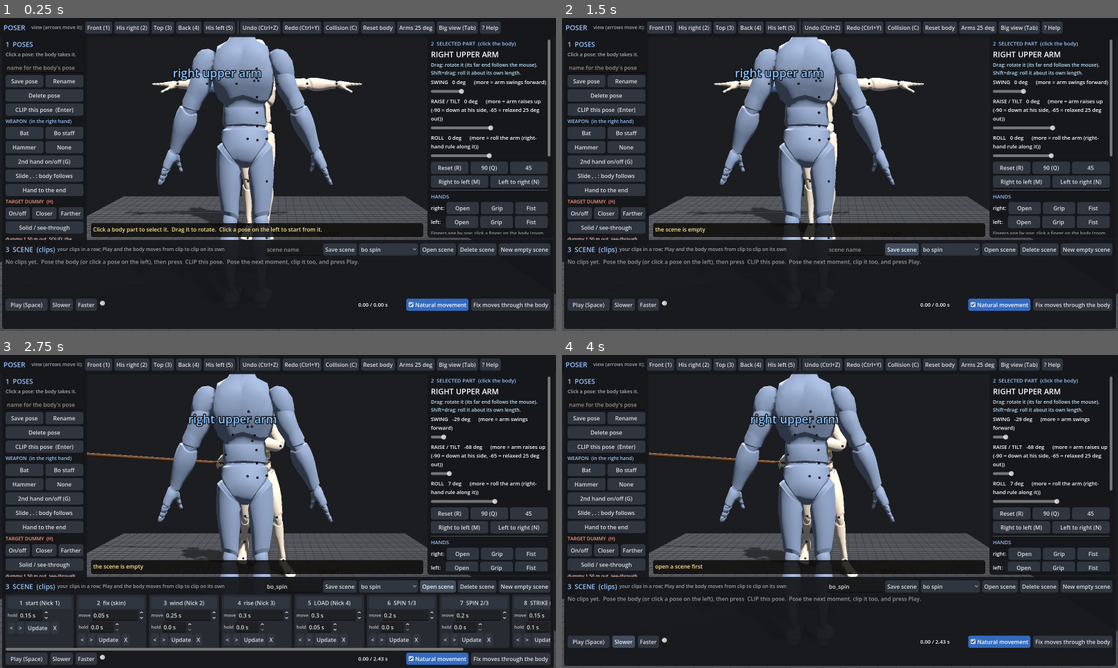
Above: before the commit, frames 1-4 (two rows, left to right).
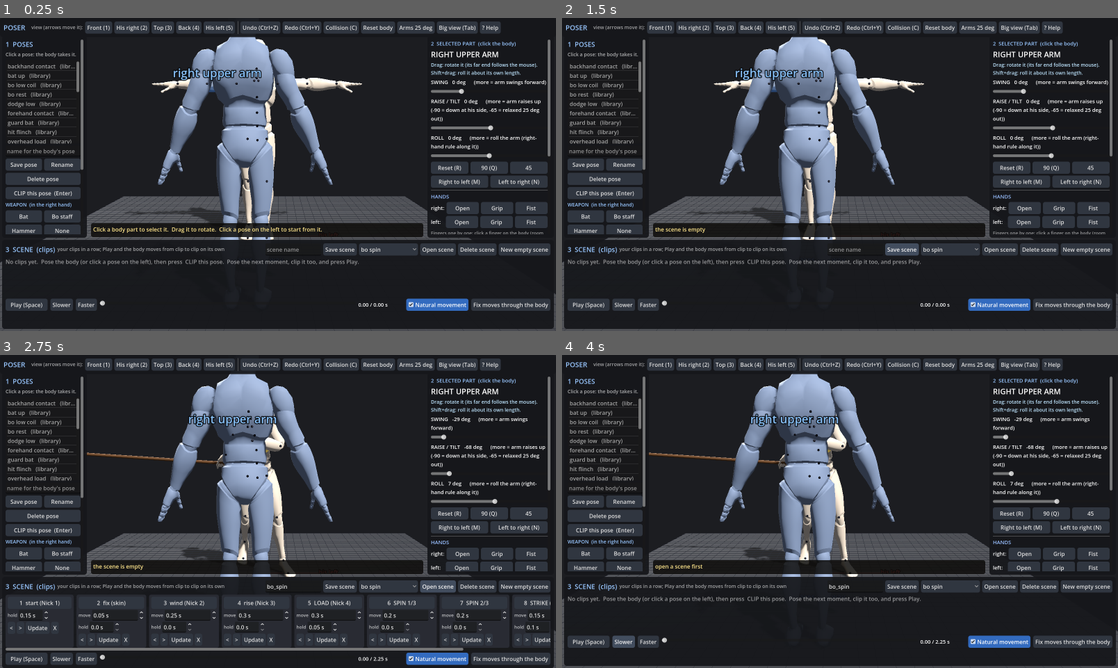
Above: after the commit, the same moments.

Repository: Nil4s/kine
Game: Godot game, scene res://main.tscn
The game is run twice, just before and just after one commit, with the same random seed, the same clock (stepped at 60 frames per second) and the same inputs.
Inputs:
- Up to frame 1 (0.25 s): no input
- Up to frame 2 (1.5 s): click "Solid / see-through" at 0.5 s; click "Save scene" at 1.25 s
- Up to frame 3 (2.75 s): click "Open scene" at 2 s
- Up to frame 4 (4 s): click "New empty scene" at 2.75 s; click "Slower" at 3.5 s

The runs differ from the first frame. In frame 1, 4.7% of the frame differs, in the area x 1-16%, y 6-71%; in frame 2, 4.7%; in frame 3, 4.7%; in frame 4, 4.7%, in the area x 1-69%, y 6-93%.

Commit message:
Poser: the pose list is back (the left panel scrolls, the list keeps 240 px); get-up builder; pelvis bend +-100
Nick 10-13: "we can't see individual poses, only the clips, what happened": the target-dummy and Delete rows had
squeezed the pose list (the only part allowed to shrink) to zero height. The left panel is a ScrollContainer now and
the list has a minimum height.
tools/getup.gd: get-ups from the back (lie, sit up, one knee, stand) and the front (lie, push up, foot forward, stand)
for the game's ragdoll knockdown, written to scenes/_wip till done. The pelvis is the root, so its bend (the body's
tip) opens to +-100 for lying. Library 15/15 PASS, math 9/9.

Co-Authored-By: Claude Opus 5.5 <noreply@anthropic.com>
Claude-Session: https://claude.ai/code/session_017sFMMmugpAs35NGGBMLerM

Diff:
--- a/data/body_limits.json
+++ b/data/body_limits.json
@@ -1,6 +1,6 @@
 {
  "_how": "Each joint turns by three angles, in degrees, measured from the rest (T-pose). twist = about the bone's own l …(439 unchanged characters)…
- "pelvis":     {"f": [0, 0, 1], "s": [1, 0, 0], "bend": [-60, 90], "side": [-45, 45], "twist": [-180, 180], "r": 0.13,
+ "pelvis":     {"f": [0, 0, 1], "s": [1, 0, 0], "bend": [-100, 100], "side": [-45, 45], "twist": [-180, 180], "r": 0.13,
                 "say": {"bend": "+ = whole body tips forward", "side": "+ = tips to his left", "twist": "+ = turns to his left"}},
  "spine_01":   {"f": [0, 0, 1], "s": [1, 0, 0], "bend": [-7, 20], "side": [-7, 7], "twist": [-17, 17], "r": 0.13,
                 "say": {"bend": "+ = lean forward", "side": "+ = lean to his left", "twist": "+ = chest turns to his left"}},
--- a/scripts/main.gd
+++ b/scripts/main.gd
@@ -1119,12 +1119,19 @@
 	lp.offset_bottom = -BOTTOM_H - 6
 	ui_root.add_child(lp)
 	ui_side.append(lp)
+	# Nick 10-13 "we can't see individual poses": the buttons below the list had squeezed it to nothing. The panel
+	# scrolls now and the list keeps its own height
+	var lsc := ScrollContainer.new()
+	lsc.horizontal_scroll_mode = ScrollContainer.SCROLL_MODE_DISABLED
+	lp.add_child(lsc)
 	var lv := VBoxContainer.new()
 	lv.add_theme_constant_override("separation", 6)
-	lp.add_child(lv)
+	lv.size_flags_horizontal = Control.SIZE_EXPAND_FILL
+	lsc.add_child(lv)
 	lv.add_child(_label("1  POSES", 19, Color(0.6, 0.78, 1.0)))
 	lv.add_child(_label("Click a pose: the body takes it.", 14, Color(1, 1, 1, 0.65), true))
 	ui_poses = ItemList.new()
+	ui_poses.custom_minimum_size = Vector2(0, 240)
 	ui_poses.size_flags_vertical = Control.SIZE_EXPAND_FILL
 	ui_poses.focus_mode = Control.FOCUS_NONE
 	ui_poses.item_selected.connect(func(i):
--- /dev/null
+++ b/tools/getup.gd
@@ -0,0 +1,115 @@
+extends SceneTree
+## GET-UPS for the game's ragdoll knockdown (Nick 10-13: the bo sweep drops them, the ragdoll is approved; "those
+## scenes don't run on our engine?" -> built here, baked with tools/bake_scene.gd, played by the game's PoserClip).
+## A real get-up from the BACK: lie -> sit up (knees bent, the right hand planted behind the hip) -> turn onto the
+## right knee (the right hand on the floor, the left hand on the left knee) -> stand. From the FRONT (face down):
+## lie -> push up (hands under the shoulders) -> the left foot forward, the right knee down -> stand.
+## Each key is joint angles (data/body_limits.json 'say'), then the hands are put on the floor with reach(), then the
+## WHOLE body is grounded on its lowest point (Body.ground() reads the soles only; a lying body rests on its back).
+## Measured (10-13): the pelvis tipping back by p swings the thighs FORWARD by p (thigh from straight down = bend - pelvis
+## bend); forward tips them back. A vertical back thigh under a pelvis tipped p forward = thigh bend +p.
+## The pelvis is the root: lying needs its bend to -90 / +90 (body_limits pelvis bend widened to [-100, 100]).
+##   godot --headless --path . -s tools/getup.gd   -> scenes/_wip/getup_back.json, scenes/_wip/getup_front.json
+
+var B: Body
+var stand: Dictionary
+
+
+func _v3(a: Array) -> Vector3:
+	return Vector3(a[0], a[1], a[2])
+
+
+## the lowest point of the whole body (each capsule's ends minus its radius) put on the floor
+func ground_all() -> void:
+	B.fk()
+	var low := INF
+	for j in Body.ORDER:
+		if j.begins_with("thumb") or j.begins_with("index") or j.begins_with("middle") or j.begins_with("ring") or j.begins_with("pinky"):
+			continue
+		var r: float = float(B.rad.get(j, 0.03))
+		low = minf(low, minf((B.P[j] as Vector3).y, (B.E[j] as Vector3).y) - r)
+	B.offset.y -= low
+	B.fk()
+
+
+## a key: stand's pose with these joints set (deg: bend, side, twist; "_l"/"_r" mirrored as written), grounded; then
+## each hand in `hands` reaches its floor spot (x, z from the pelvis, in the pelvis' facing; y = on the floor)
+func key(set: Dictionary, hands := {}) -> Dictionary:
+	B.from_dict(stand)
+	B.offset = Vector3.ZERO
+	for j in set:
+		if j.begins_with("_"):
+			continue
+		B.ang[j] = B.clamp_ang(j, _v3(set[j]))
+	ground_all()
+	var turn := deg_to_rad((B.ang["pelvis"] as Vector3).z)
+	for h in hands:
+		var o: Vector2 = hands[h]
+		var p: Vector3 = B.P["pelvis"]
+		var at := Vector3(p.x, 0.0, p.z) + Basis(Vector3.UP, turn) * Vector3(o.x, 0.0, o.y)
+		at.y = 0.06   # the wrist above the floor: the palm on it
+		B.reach(h, at)
+		ground_all()
+	var d := B.to_dict()
+	print("  %-14s contacts %d, at limit %s, hips %.2f m up" % [set.get("_name", "?"), B.contacts().size(), _limits(), (B.P["pelvis"] as Vector3).y])
+	return d
+
+
+func _limits() -> Array:
+	var out := []
+	for j in ["pelvis", "spine_01", "spine_02", "spine_03", "thigh_l", "thigh_r", "calf_l", "calf_r", "upperarm_l", "upperarm_r", "lowerarm_l", "lowerarm_r"]:
+		if not B.at_limit(j).is_empty():
+			out.append(j)
+	return out
+
+
+func scene(nm: String, keys: Array) -> void:
+	var S := Scene.new()
+	S.name = nm
+	for k in keys:
+		S.cards.append(k)
+	S.cards.append({"name": "stand", "pose": stand, "move": 0.55, "hold": 0.2})
+	var d := S.to_dict(B)
+	d["note"] = "Get-up (tools/getup.gd) for the game's ragdoll knockdown: baked with tools/bake_scene.gd"
+	DirAccess.make_dir_recursive_absolute(ProjectSettings.globalize_path("res://scenes/_wip"))
+	FileAccess.open("res://scenes/_wip/%s.json" % nm, FileAccess.WRITE).store_string(JSON.stringify(d, " "))
+	print("%s: %.2f s, %d cards, spins %s, bad frames %d" % [nm, S.length(), S.cards.size(), S.spins(), d["bad_frames"].size()])
+
+
+func _init() -> void:
+	B = Body.new()
+	B.load_files("res://data/skeleton.json", "res://data/body_limits.json")
+	stand = JSON.parse_string(FileAccess.get_file_as_string("res://poses/stand.json"))
+	print("FROM THE BACK")
+	var lie := key({"_name": "lie (back)", "pelvis": [-90, 0, 0], "neck_01": [10, 0, 0],
+		"thigh_l": [2, 6, 0], "thigh_r": [2, 6, 0], "calf_l": [6, 0, 0], "calf_r": [4, 0, 0], "foot_l": [-25, 8, 0], "foot_r": [-25, 8, 0],
+		"upperarm_l": [-8, -86, 0], "upperarm_r": [-8, -86, 0], "lowerarm_l": [10, 0, 0], "lowerarm_r": [10, 0, 0]})
+	var sit := key({"_name": "sit up", "pelvis": [-30, 0, 8], "spine_01": [18, 0, 0], "spine_02": [16, 0, 0], "spine_03": [12, 0, 0], "neck_01": [8, 0, 0],
+		"thigh_l": [105, 6, 0], "thigh_r": [60, 8, 0], "calf_l": [90, 0, 0], "calf_r": [5, 0, 0], "foot_l": [-10, 0, 0], "foot_r": [-25, 5, 0],
+		"upperarm_l": [55, -45, 0], "lowerarm_l": [35, 0, 0], "upperarm_r": [-30, -60, 0], "lowerarm_r": [8, 0, 0]},
+		{"hand_r": Vector2(-0.24, -0.22)})
+	var kneel := key({"_name": "on one knee", "pelvis": [12, 0, -15], "spine_01": [10, 0, 0], "spine_02": [8, 0, 0], "neck_01": [5, 0, 0],
+		"thigh_l": [102, 5, 0], "calf_l": [90, 0, 0], "foot_l": [-10, 0, 0],
+		"thigh_r": [12, 5, 0], "calf_r": [90, 0, 0], "foot_r": [-40, 0, 0],
+		"upperarm_l": [40, -55, 0], "lowerarm_l": [45, 0, 0], "upperarm_r": [30, -70, 0], "lowerarm_r": [10, 0, 0]},
+		{"hand_r": Vector2(-0.30, 0.18)})
+	scene("getup_back", [{"name": "lie (back)", "pose": lie, "move": 0.0, "hold": 0.1},
+		{"name": "sit up", "pose": sit, "move": 0.5, "hold": 0.05},
+		{"name": "on one knee", "pose": kneel, "move": 0.45, "hold": 0.05}])
+	print("FROM THE FRONT")
+	var prone := key({"_name": "lie (front)", "pelvis": [90, 0, 0], "neck_01": [-15, 0, 10],
+		"thigh_l": [0, 6, 0], "thigh_r": [0, 6, 0], "calf_l": [8, 0, 0], "calf_r": [8, 0, 0], "foot_l": [-40, 0, 0], "foot_r": [-40, 0, 0],
+		"upperarm_l": [-20, -70, 0], "upperarm_r": [-20, -70, 0], "lowerarm_l": [15, 0, 0], "lowerarm_r": [15, 0, 0]})
+	var push := key({"_name": "push up", "pelvis": [62, 0, 0], "spine_01": [-7, 0, 0], "spine_02": [-7, 0, 0], "spine_03": [-6, 0, 0], "neck_01": [-15, 0, 0],
+		"thigh_l": [20, 6, 0], "thigh_r": [20, 6, 0], "calf_l": [70, 0, 0], "calf_r": [70, 0, 0], "foot_l": [-40, 0, 0], "foot_r": [-40, 0, 0],
+		"upperarm_l": [70, -45, 0], "upperarm_r": [70, -45, 0], "lowerarm_l": [10, 0, 0], "lowerarm_r": [10, 0, 0]},
+		{"hand_l": Vector2(0.24, 0.35), "hand_r": Vector2(-0.24, 0.35)})
+	var kneel2 := key({"_name": "foot forward", "pelvis": [30, 0, 0], "spine_01": [15, 0, 0], "spine_02": [10, 0, 0],
+		"thigh_l": [118, 8, 0], "calf_l": [90, 0, 0], "foot_l": [-25, 0, 0],
+		"thigh_r": [30, 5, 0], "calf_r": [90, 0, 0], "foot_r": [-40, 0, 0],
+		"upperarm_l": [40, -60, 0], "lowerarm_l": [40, 0, 0], "upperarm_r": [45, -60, 0], "lowerarm_r": [10, 0, 0]},
+		{"hand_r": Vector2(-0.22, 0.40)})
+	scene("getup_front", [{"name": "lie (front)", "pose": prone, "move": 0.0, "hold": 0.1},
+		{"name": "push up", "pose": push, "move": 0.45, "hold": 0.05},
+		{"name": "foot forward", "pose": kneel2, "move": 0.4, "hold": 0.05}])
+	quit()
